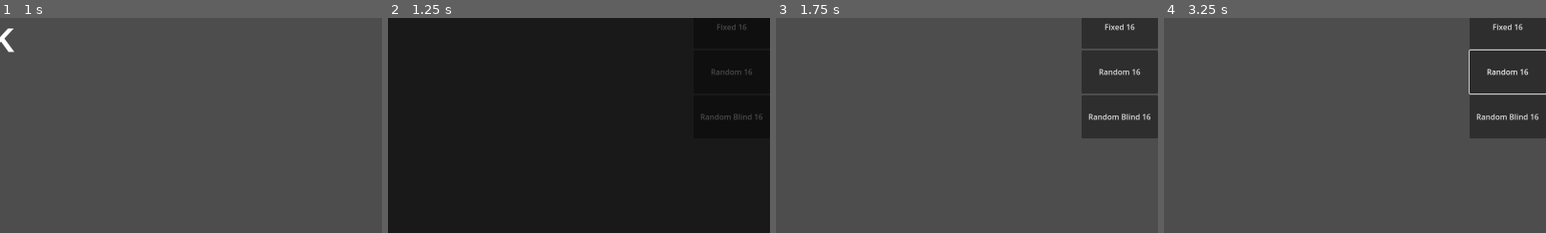
Above: before the commit, frames 1-4 (left to right).
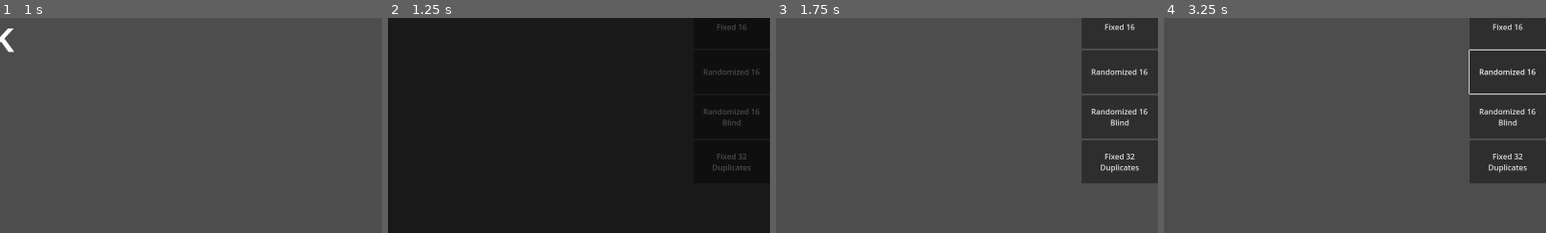
Above: after the commit, the same moments.

Repository: Thorpas/Godot-4-Cookbook
Game: Godot game, scene res://system/StartScreen.tscn
Two runs of this game, one before a commit and one after it. Both use one fixed random seed, a clock stepped at 60 frames per second and the inputs below. The engine's default icon, where the game draws it, is replaced by a stand-in: a white triangle on a blue panel in a dark square.
Inputs (mouse positions are % of the whole screen's width and height, from its top left):
- Up to frame 1 (1 s): click "Match 2 V0.2" at 0.5 s
- Up to frame 2 (1.25 s): no input
- Up to frame 3 (1.75 s): click "Fixed 16" at 1.25 s
- Up to frame 4 (3.25 s): click "Random 16" (after the commit: "Randomized 16") at 2 s; click (95, 26) at 2.75 s, where only the run before the commit has a clickable "Random Blind 16"
The pictures show only the part of the screen within x 50-100%, y 3-53%; the shares and areas given below are measured in that part.

Frame 1 is identical in both runs. In frame 2, 0.6% of the frame differs, in the area x 82-98%, y 23-72%; in frame 3, 4.8%; in frame 4, 4.8%, in the area x 80-100%, y 23-77%.

Commit message:
Update Match 2 V0.3

Diff:
--- a/system/showcases/match2/Match2Game.gd
+++ b/system/showcases/match2/Match2Game.gd
@@ -41,9 +41,9 @@
 
 ## Cards
 func on_card_selected(card):
-	_flips += 1
-	emit_signal("flips_increased")
 	if _cardSelected == null:
+		_flips += 1
+		emit_signal("flips_increased")
 		_cardSelected = card
 		_cardSelected.show_face()
 	else:
@@ -51,11 +51,15 @@
 			_cardSelected.hide_face()
 			_cardSelected = null
 		elif _cardSelected.check_match(card):
+			_flips += 1
+			emit_signal("flips_increased")
 			_cardSelected.on_card_matched()
 			_cardSelected = null
 			card.show_face()
 			card.on_card_matched()
 		else:
+			_flips += 1
+			emit_signal("flips_increased")
 			card.show_face()
 			await disable_cards()
 			$Timer.start(1.5)
--- a/system/showcases/match2/Match2ShowcaseScreen.gd
+++ b/system/showcases/match2/Match2ShowcaseScreen.gd
@@ -5,6 +5,7 @@
 
 ## Interface
 func _on_fixed_16_button_up():
+	$Match2Game.columns = 4
 	await transition_into_color(Color.BLACK, 0.5)
 	var _cards:Array = [
 		$Match2Game.create_match_2_card(&"Black", load("res://data/images/black_square.png"), load("res://data/images/icon.svg")),
@@ -29,6 +30,7 @@
 	await transition_from_color(Color.BLACK, 0.5)
 	_revealTime = 2.5
 func _on_random_16_button_up():
+	$Match2Game.columns = 4
 	await transition_into_color(Color.BLACK, 0.5)
 	var _faces:Dictionary = {
 		&"Black": load("res://data/images/black_square.png"),
@@ -44,7 +46,8 @@
 	$Interface/Start.set_disabled(false)
 	await transition_from_color(Color.BLACK, 0.5)
 	_revealTime = 2.5
-func _on_random_blind_16_button_up():
+func _on_random_16_blind_button_up():
+	$Match2Game.columns = 4
 	await transition_into_color(Color.BLACK, 0.5)
 	var _faces:Dictionary = {
 		&"Black": load("res://data/images/black_square.png"),
@@ -60,6 +63,47 @@
 	$Interface/Start.set_disabled(false)
 	await transition_from_color(Color.BLACK, 0.5)
 	_revealTime = 0.0
+func _on_fixed_32_duplicates_button_up():
+	$Match2Game.columns = 8
+	await transition_into_color(Color.BLACK, 0.5)
+	var _cards:Array = [
+		$Match2Game.create_match_2_card(&"Black", load("res://data/images/black_square.png"), load("res://data/images/icon.svg")),
+		$Match2Game.create_match_2_card(&"Blue", load("res://data/images/blue_square.png"), load("res://data/images/icon.svg")),
+		$Match2Game.create_match_2_card(&"Green", load("res://data/images/green_square.png"), load("res://data/images/icon.svg")),
+		$Match2Game.create_match_2_card(&"Orange", load("res://data/images/orange_square.png"), load("res://data/images/icon.svg")),
+		$Match2Game.create_match_2_card(&"Purple", load("res://data/images/purple_square.png"), load("res://data/images/icon.svg")),
+		$Match2Game.create_match_2_card(&"Red", load("res://data/images/red_square.png"), load("res://data/images/icon.svg")),
+		$Match2Game.create_match_2_card(&"White", load("res://data/images/white_square.png"), load("res://data/images/icon.svg")),
+		$Match2Game.create_match_2_card(&"Yellow", load("res://data/images/yellow_square.png"), load("res://data/images/icon.svg")),
+		$Match2Game.create_match_2_card(&"Black", load("res://data/images/black_square.png"), load("res://data/images/icon.svg")),
+		$Match2Game.create_match_2_card(&"Blue", load("res://data/images/blue_square.png"), load("res://data/images/icon.svg")),
+		$Match2Game.create_match_2_card(&"Green", load("res://data/images/green_square.png"), load("res://data/images/icon.svg")),
+		$Match2Game.create_match_2_card(&"Orange", load("res://data/images/orange_square.png"), load("res://data/images/icon.svg")),
+		$Match2Game.create_match_2_card(&"Purple", load("res://data/images/purple_square.png"), load("res://data/images/icon.svg")),
+		$Match2Game.create_match_2_card(&"Red", load("res://data/images/red_square.png"), load("res://data/images/icon.svg")),
+		$Match2Game.create_match_2_card(&"White", load("res://data/images/white_square.png"), load("res://data/images/icon.svg")),
+		$Match2Game.create_match_2_card(&"Yellow", load("res://data/images/yellow_square.png"), load("res://data/images/icon.svg")),
+		$Match2Game.create_match_2_card(&"Black", load("res://data/images/black_square.png"), load("res://data/images/icon.svg")),
+		$Match2Game.create_match_2_card(&"Blue", load("res://data/images/blue_square.png"), load("res://data/images/icon.svg")),
+		$Match2Game.create_match_2_card(&"Green", load("res://data/images/green_square.png"), load("res://data/images/icon.svg")),
+		$Match2Game.create_match_2_card(&"Orange", load("res://data/images/orange_square.png"), load("res://data/images/icon.svg")),
+		$Match2Game.create_match_2_card(&"Purple", load("res://data/images/purple_square.png"), load("res://data/images/icon.svg")),
+		$Match2Game.create_match_2_card(&"Red", load("res://data/images/red_square.png"), load("res://data/images/icon.svg")),
+		$Match2Game.create_match_2_card(&"White", load("res://data/images/white_square.png"), load("res://data/images/icon.svg")),
+		$Match2Game.create_match_2_card(&"Yellow", load("res://data/images/yellow_square.png"), load("res://data/images/icon.svg")),
+		$Match2Game.create_match_2_card(&"Black", load("res://data/images/black_square.png"), load("res://data/images/icon.svg")),
+		$Match2Game.create_match_2_card(&"Blue", load("res://data/images/blue_square.png"), load("res://data/images/icon.svg")),
+		$Match2Game.create_match_2_card(&"Green", load("res://data/images/green_square.png"), load("res://data/images/icon.svg")),
+		$Match2Game.create_match_2_card(&"Orange", load("res://data/images/orange_square.png"), load("res://data/images/icon.svg")),
+		$Match2Game.create_match_2_card(&"Purple", load("res://data/images/purple_square.png"), load("res://data/images/icon.svg")),
+		$Match2Game.create_match_2_card(&"Red", load("res://data/images/red_square.png"), load("res://data/images/icon.svg")),
+		$Match2Game.create_match_2_card(&"White", load("res://data/images/white_square.png"), load("res://data/images/icon.svg")),
+		$Match2Game.create_match_2_card(&"Yellow", load("res://data/images/yellow_square.png"), load("res://data/images/icon.svg")),
+	]
+	$Match2Game.initialize_match_2_game(_cards)
+	$Interface/Start.set_disabled(false)
+	await transition_from_color(Color.BLACK, 0.5)
+	_revealTime = 2.5
 func _on_start_button_up():
 	$Match2Game.start_game(_revealTime)
 	$Interface/Start.set_disabled(true)
--- a/system/showcases/match2/Match2ShowcaseScreen.tscn
+++ b/system/showcases/match2/Match2ShowcaseScreen.tscn
@@ -44,15 +44,23 @@
 [node name="Random16" type="Button" parent="Interface/VBoxContainer" index="1"]
 custom_minimum_size = Vector2(160, 90)
 layout_mode = 2
-text = "Random 16"
+text = "Randomized 16"
 
-[node name="RandomBlind16" type="Button" parent="Interface/VBoxContainer" index="2"]
+[node name="Random16Blind" type="Button" parent="Interface/VBoxContainer" index="2"]
 custom_minimum_size = Vector2(160, 90)
 layout_mode = 2
-text = "Random Blind 16"
+text = "Randomized 16
+Blind"
+
+[node name="Fixed32Duplicates" type="Button" parent="Interface/VBoxContainer" index="3"]
+custom_minimum_size = Vector2(160, 90)
+layout_mode = 2
+text = "Fixed 32
+Duplicates"
 
 [connection signal="flips_increased" from="Match2Game" to="." method="_on_match_2_game_flips_increased"]
 [connection signal="button_up" from="Interface/Start" to="." method="_on_start_button_up"]
 [connection signal="button_up" from="Interface/VBoxContainer/Fixed16" to="." method="_on_fixed_16_button_up"]
 [connection signal="button_up" from="Interface/VBoxContainer/Random16" to="." method="_on_random_16_button_up"]
-[connection signal="button_up" from="Interface/VBoxContainer/RandomBlind16" to="." method="_on_random_blind_16_button_up"]
+[connection signal="button_up" from="Interface/VBoxContainer/Random16Blind" to="." method="_on_random_16_blind_button_up"]
+[connection signal="button_up" from="Interface/VBoxContainer/Fixed32Duplicates" to="." method="_on_fixed_32_duplicates_button_up"]
